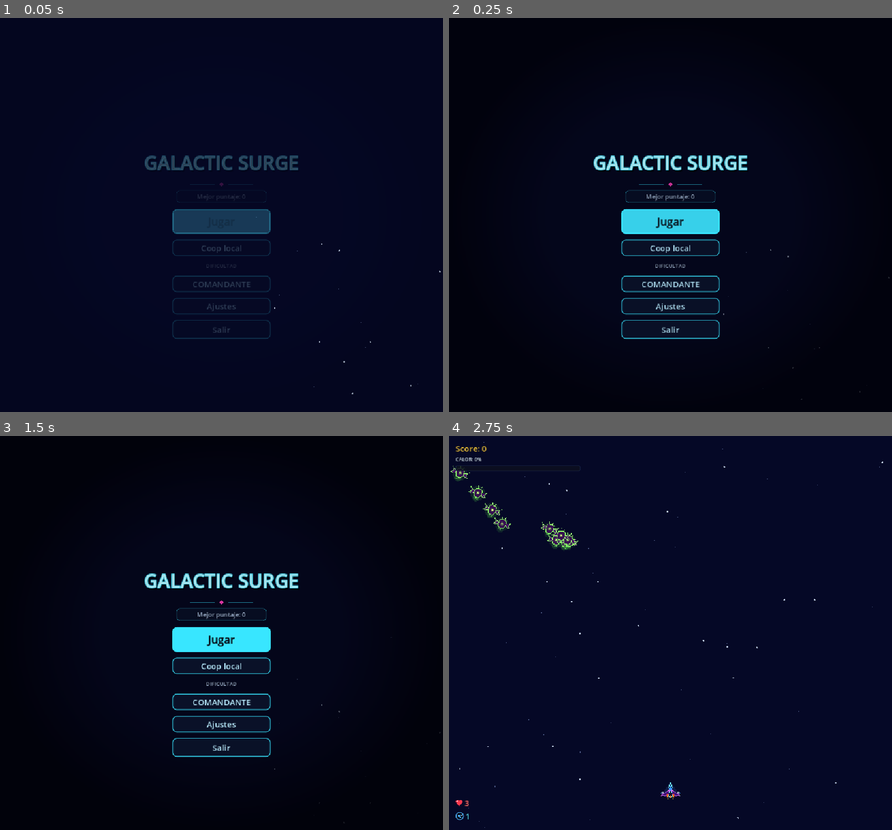
Above: before the commit, frames 1-4 (two rows, left to right).
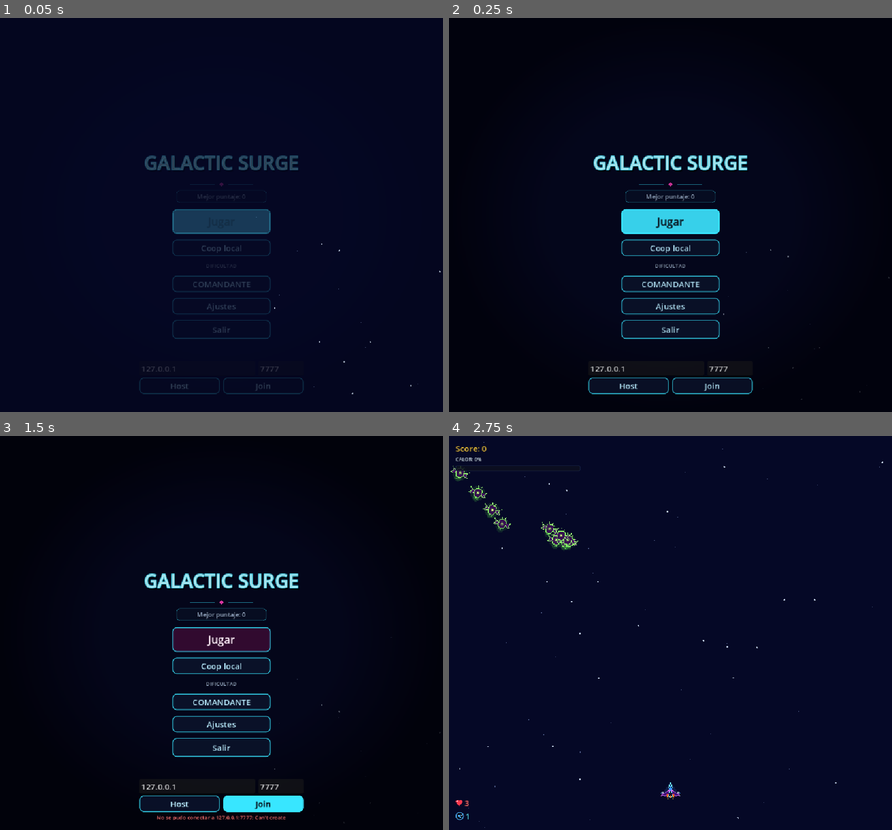
Above: after the commit, the same moments.

Repository: Frank-0511/galactic-surge
Game: Godot game, scene res://scenes/main/main.tscn
The game is run twice, just before and just after one commit, with the same random seed, the same clock (stepped at 60 frames per second) and the same inputs.
Inputs (mouse positions are in pixels of both pictures, inside the frame that each line leads up to):
- Up to frame 1 (0.05 s): no input
- Up to frame 2 (0.25 s): no input
- Up to frame 3 (1.5 s): click (181, 802) at 0.5 s, where only the run after the commit has a clickable "Host"; click (261, 802) at 1.25 s, where only the run after the commit has a clickable "Join"
- Up to frame 4 (2.75 s): click "Jugar" at 2 s

The runs differ from the first frame. In frame 1, 0.3% of the frame differs, in the area x 31-69%, y 88-96%; in frame 2, 0.4%; in frame 3, 2.9%, in the area x 31-69%, y 48-98%; in frame 4, nothing differs.

Commit message:
feat(etapa-20): lobby Host/Join por ENet con IP y puerto; desconexion vuelve al menu
- scripts/net/lobby_net.gd: validacion de IP y puerto, host, join, is_host.
- Menu principal: seccion Red con IP, puerto, Host y Join; errores en el menu.
- Desconexion del host: vuelve al menu con aviso, sin crash (server_disconnected).
- Contratos N1-N7 en tests/etapa_20_net_contract_test.gd.
- Feature doc con su log.

Diff:
--- a/scenes/main/main.gd
+++ b/scenes/main/main.gd
@@ -219,7 +219,19 @@
 	Settings.apply_display(Settings.load_settings())
 	_configure_game_layout()
 	_update_hud()
+	if not multiplayer.server_disconnected.is_connected(_on_network_lost):
+		multiplayer.server_disconnected.connect(_on_network_lost)
 	_enter_main_menu()
+
+
+## Etapa 20 (S4): a lost connection closes the network, returns to the menu and shows a notice.
+## Safe without an active session: it only closes the lobby and shows the menu.
+func _on_network_lost() -> void:
+	if _main_menu.has_method(&"close_network"):
+		_main_menu.close_network()
+	_enter_main_menu()
+	if _main_menu.has_method(&"show_network_message"):
+		_main_menu.show_network_message("Se perdio la conexion con el host.")
 
 
 func _unhandled_input(event: InputEvent) -> void:
--- a/scenes/ui/main_menu.gd
+++ b/scenes/ui/main_menu.gd
@@ -10,6 +10,8 @@
 extends CanvasLayer
 
 const DS := preload("res://scripts/systems/difficulty_settings.gd")
+## Network lobby module (Etapa 20, S2): validates IP/port and opens the ENet host or client.
+const LobbyNet := preload("res://scripts/net/lobby_net.gd")
 
 ## Switch to true to disable the title pulse and the entrance fade (reduced motion).
 const REDUCED_MOTION := false
@@ -42,6 +44,9 @@
 ## True when the player pressed "Coop local" instead of "Jugar" (Etapa 20).
 var coop_selected: bool = false
 
+## Lobby instance shared by the Red section's Host and Join buttons.
+var _lobby = LobbyNet.new()
+
 @onready var _content: Control = $Control
 @onready var _vignette: TextureRect = $Control/Vignette
 @onready var _high_score_label: Label = $Control/HighScoreLabel
@@ -50,6 +55,9 @@
 @onready var _play_button: Button = $Control/Menu/PlayButton
 @onready var _quit_button: Button = $Control/Menu/QuitButton
 @onready var _ajustes_button: Button = $Control/Menu/AjustesButton
+@onready var _ip_field: LineEdit = $Control/NetPanel/AddressRow/IpField
+@onready var _port_field: LineEdit = $Control/NetPanel/AddressRow/PortField
+@onready var _net_error_label: Label = $Control/NetPanel/NetErrorLabel
 
 var _entrance_tween: Tween
 var _pulse_tween: Tween
@@ -100,6 +108,58 @@
 
 func _on_ajustes_button_pressed() -> void:
 	settings_requested.emit()
+
+
+# ---------------------------------------------------------------------------
+# Red (Etapa 20, S2): Host and Join by IP + port. Invalid input shows a message and never assigns a peer.
+# ---------------------------------------------------------------------------
+func _on_host_button_pressed() -> void:
+	_net_error_label.text = ""
+	var port: int = _read_port()
+	if not _lobby.validate_port(port):
+		_show_net_error("Puerto inválido: usa un valor entre %d y %d." % [LobbyNet.MIN_PORT, LobbyNet.MAX_PORT])
+		return
+	var err: Error = _lobby.host(port)
+	if err != OK:
+		_show_net_error("No se pudo abrir el servidor: %s" % error_string(err))
+		return
+	multiplayer.multiplayer_peer = _lobby.get_peer()
+
+
+func _on_join_button_pressed() -> void:
+	_net_error_label.text = ""
+	var address: String = _ip_field.text.strip_edges()
+	var port: int = _read_port()
+	if not _lobby.validate_ip(address):
+		_show_net_error("IP inválida: escribe una IPv4 válida o \"localhost\".")
+		return
+	if not _lobby.validate_port(port):
+		_show_net_error("Puerto inválido: usa un valor entre %d y %d." % [LobbyNet.MIN_PORT, LobbyNet.MAX_PORT])
+		return
+	var err: Error = _lobby.join(address, port)
+	if err != OK:
+		_show_net_error("No se pudo conectar a %s:%d: %s" % [address, port, error_string(err)])
+		return
+	multiplayer.multiplayer_peer = _lobby.get_peer()
+
+
+func _read_port() -> int:
+	return _port_field.text.strip_edges().to_int()
+
+
+func _show_net_error(message: String) -> void:
+	_net_error_label.text = message
+
+
+## Public: shows a network notice (for example, a lost host) in the Red section.
+func show_network_message(text: String) -> void:
+	_net_error_label.text = text
+
+
+## Public: closes the lobby and clears the scene multiplayer peer. Safe when nothing is open.
+func close_network() -> void:
+	_lobby.close()
+	multiplayer.multiplayer_peer = null
 
 
 # ---------------------------------------------------------------------------
--- a/scenes/ui/main_menu.tscn
+++ b/scenes/ui/main_menu.tscn
@@ -172,9 +172,70 @@
 layout_mode = 2
 theme_type_variation = &"SecondaryButton"
 text = "Salir"
+
+[node name="NetPanel" type="VBoxContainer" parent="Control"]
+layout_mode = 1
+anchors_preset = 7
+anchor_left = 0.5
+anchor_top = 1.0
+anchor_right = 0.5
+anchor_bottom = 1.0
+offset_left = -200.0
+offset_top = -124.0
+offset_right = 200.0
+offset_bottom = -12.0
+grow_horizontal = 2
+grow_vertical = 0
+theme_override_constants/separation = 4
+
+[node name="AddressRow" type="HBoxContainer" parent="Control/NetPanel"]
+layout_mode = 2
+theme_override_constants/separation = 8
+
+[node name="IpField" type="LineEdit" parent="Control/NetPanel/AddressRow"]
+layout_mode = 2
+size_flags_horizontal = 3
+text = "127.0.0.1"
+placeholder_text = "IP"
+select_all_on_focus = true
+
+[node name="PortField" type="LineEdit" parent="Control/NetPanel/AddressRow"]
+custom_minimum_size = Vector2(110, 0)
+layout_mode = 2
+text = "7777"
+placeholder_text = "Puerto"
+max_length = 5
+select_all_on_focus = true
+
+[node name="ButtonRow" type="HBoxContainer" parent="Control/NetPanel"]
+layout_mode = 2
+theme_override_constants/separation = 8
+
+[node name="HostButton" type="Button" parent="Control/NetPanel/ButtonRow"]
+custom_minimum_size = Vector2(0, 38)
+layout_mode = 2
+size_flags_horizontal = 3
+theme_type_variation = &"SecondaryButton"
+text = "Host"
+
+[node name="JoinButton" type="Button" parent="Control/NetPanel/ButtonRow"]
+custom_minimum_size = Vector2(0, 38)
+layout_mode = 2
+size_flags_horizontal = 3
+theme_type_variation = &"SecondaryButton"
+text = "Join"
+
+[node name="NetErrorLabel" type="Label" parent="Control/NetPanel"]
+layout_mode = 2
+theme_override_colors/font_color = Color(1.0, 0.45, 0.45, 1.0)
+theme_override_font_sizes/font_size = 13
+horizontal_alignment = 1
+autowrap_mode = 3
 
 [connection signal="pressed" from="Control/Menu/AjustesButton" to="." method="_on_ajustes_button_pressed"]
 [connection signal="pressed" from="Control/Menu/DificultadButton" to="." method="_on_dificultad_button_pressed"]
 [connection signal="pressed" from="Control/Menu/PlayButton" to="." method="_on_play_button_pressed"]
 [connection signal="pressed" from="Control/Menu/CoopButton" to="." method="_on_coop_button_pressed"]
 [connection signal="pressed" from="Control/Menu/QuitButton" to="." method="_on_quit_button_pressed"]
+[connection signal="pressed" from="Control/NetPanel/ButtonRow/HostButton" to="." method="_on_host_button_pressed"]
+[connection signal="pressed" from="Control/NetPanel/ButtonRow/JoinButton" to="." method="_on_join_button_pressed"]
--- /dev/null
+++ b/scripts/net/lobby_net.gd
@@ -0,0 +1,71 @@
+# lobby_net.gd
+# Network module for the Host/Join lobby (Etapa 20, slice 2). Wraps ENet so the lobby
+# validates IP and port before touching the network, and so Host and Join share one peer.
+# The host is authoritative: it is the server; the client never simulates the match.
+
+extends RefCounted
+
+const MIN_PORT: int = 1024
+const MAX_PORT: int = 65535
+const LOCALHOST_NAME: String = "localhost"
+
+var _peer: ENetMultiplayerPeer = null
+var _is_host: bool = false
+
+
+## True for a usable user port (1024-65535). Reserved and out-of-range ports are rejected.
+func validate_port(port: int) -> bool:
+	return port >= MIN_PORT and port <= MAX_PORT
+
+
+## True for a dotted IPv4 or IPv6 address, or the name "localhost". Empty or garbage text is rejected.
+func validate_ip(address: String) -> bool:
+	if address == LOCALHOST_NAME:
+		return true
+	return address.is_valid_ip_address()
+
+
+## Opens a server on the port (the host). Returns OK, or an error without opening anything.
+func host(port: int) -> Error:
+	if not validate_port(port):
+		return ERR_INVALID_PARAMETER
+	close()
+	_peer = ENetMultiplayerPeer.new()
+	var err: Error = _peer.create_server(port)
+	if err != OK:
+		close()
+		return err
+	_is_host = true
+	return err
+
+
+## Connects to a host at address:port (the client). Returns OK, or an error without connecting.
+func join(address: String, port: int) -> Error:
+	if not validate_ip(address) or not validate_port(port):
+		return ERR_INVALID_PARAMETER
+	close()
+	_peer = ENetMultiplayerPeer.new()
+	var err: Error = _peer.create_client(address, port)
+	if err != OK:
+		close()
+		return err
+	_is_host = false
+	return err
+
+
+## The ENet peer in use, or null when no connection is open. The lobby hands it to the scene multiplayer.
+func get_peer() -> ENetMultiplayerPeer:
+	return _peer
+
+
+## True when this lobby hosts the match (the authority). A client returns false.
+func is_host() -> bool:
+	return _is_host and _peer != null
+
+
+## Closes the current peer, if any. Safe to call when nothing is open.
+func close() -> void:
+	if _peer != null:
+		_peer.close()
+	_peer = null
+	_is_host = false
--- /dev/null
+++ b/tests/etapa_20_net_contract_test.gd
@@ -0,0 +1,181 @@
+extends SceneTree
+# Contract test for Etapa 20 (slice 2): lobby and connection over ENet.
+# Verifies the network module that the Host/Join lobby will use (S1, S2, S3).
+# Calls go through dynamic dispatch so a missing module reports a failed contract, not a parse error.
+
+const NET_SCRIPT_PATH := "res://scripts/net/lobby_net.gd"
+const MAIN_MENU_SCENE_PATH := "res://scenes/ui/main_menu.tscn"
+const MAIN_SCRIPT_PATH := "res://scenes/main/main.gd"
+const TEST_PORT: int = 7788
+
+var _failures: int = 0
+
+
+func _init() -> void:
+	call_deferred("_run_contracts")
+
+
+func _run_contracts() -> void:
+	var net_script: Script = load(NET_SCRIPT_PATH) as Script
+	_expect(net_script != null, "Contrato N1: existe el modulo de red %s" % NET_SCRIPT_PATH)
+	if net_script != null:
+		var net: Object = net_script.new()
+		_check_port_validation(net)
+		_check_ip_validation(net)
+		_check_host_and_join(net)
+		_check_host_is_authority(net)
+	_check_lobby_menu_fields()
+	_check_lobby_menu_rejects_invalid_join()
+	_check_lobby_menu_rejects_invalid_host()
+	_check_main_connects_server_disconnected()
+	_check_menu_shows_network_message()
+	_check_menu_close_network_clears_peer()
+
+	if _failures == 0:
+		print("ETAPA 20 NET CONTRACT TESTS: ALL PASSED")
+		quit(0)
+	else:
+		push_error("ETAPA 20 NET CONTRACT TESTS: %d FAILED" % _failures)
+		quit(1)
+
+
+# N2: ports must be a usable user port (1024-65535); anything else is rejected before ENet is touched.
+func _check_port_validation(net: Object) -> void:
+	_expect(net.call("validate_port", 7777) == true, "Contrato N2a: el puerto 7777 es valido")
+	_expect(net.call("validate_port", 1023) == false, "Contrato N2b: un puerto reservado (1023) se rechaza")
+	_expect(net.call("validate_port", 0) == false, "Contrato N2c: el puerto 0 se rechaza")
+	_expect(net.call("validate_port", 70000) == false, "Contrato N2d: un puerto fuera de rango se rechaza")
+
+
+# N3: an IP must be a dotted IPv4 address or a host name; empty or garbage text is rejected.
+func _check_ip_validation(net: Object) -> void:
+	_expect(net.call("validate_ip", "127.0.0.1") == true, "Contrato N3a: 127.0.0.1 es una IP valida")
+	_expect(net.call("validate_ip", "192.168.1.20") == true, "Contrato N3b: una IP de LAN es valida")
+	_expect(net.call("validate_ip", "") == false, "Contrato N3c: una IP vacia se rechaza")
+	_expect(net.call("validate_ip", "no es ip") == false, "Contrato N3d: texto que no es IP se rechaza")
+
+
+# N4: hosting opens a server on a valid port; joining a valid address returns OK without crashing.
+func _check_host_and_join(net: Object) -> void:
+	var host_err: int = net.call("host", TEST_PORT) as int
+	_expect(host_err == OK, "Contrato N4a: host() en un puerto valido abre el servidor (OK)")
+	net.call("close")
+	var bad_host: int = net.call("host", 0) as int
+	_expect(bad_host != OK, "Contrato N4b: host() con puerto invalido no abre servidor")
+	var join_err: int = net.call("join", "127.0.0.1", TEST_PORT) as int
+	_expect(join_err == OK, "Contrato N4c: join() a una IP valida devuelve OK")
+	net.call("close")
+	var bad_join: int = net.call("join", "no es ip", TEST_PORT) as int
+	_expect(bad_join != OK, "Contrato N4d: join() con IP invalida se rechaza sin crash")
+	net.call("close")
+
+
+# N5.1/N5.2: the main menu has a Red section with IP and port fields (defaults 127.0.0.1 and 7777) and Host and Join buttons.
+func _check_lobby_menu_fields() -> void:
+	var menu: CanvasLayer = _instantiate_menu()
+	var ip_field: LineEdit = menu.get_node_or_null("Control/NetPanel/AddressRow/IpField") as LineEdit
+	_expect(ip_field != null and ip_field.text == "127.0.0.1", "Contrato N5.1a: el menu tiene campo IP con valor 127.0.0.1")
+	var port_field: LineEdit = menu.get_node_or_null("Control/NetPanel/AddressRow/PortField") as LineEdit
+	_expect(port_field != null and port_field.text == "7777", "Contrato N5.1b: el menu tiene campo puerto con valor 7777")
+	var host_button: Button = menu.get_node_or_null("Control/NetPanel/ButtonRow/HostButton") as Button
+	_expect(host_button != null and host_button.text == "Host", "Contrato N5.2a: el menu tiene boton Host")
+	var join_button: Button = menu.get_node_or_null("Control/NetPanel/ButtonRow/JoinButton") as Button
+	_expect(join_button != null and join_button.text == "Join", "Contrato N5.2b: el menu tiene boton Join")
+	_free_menu(menu)
+
+
+# N5.3: Join with an invalid IP shows an error message on the menu and does not assign a peer.
+func _check_lobby_menu_rejects_invalid_join() -> void:
+	var menu: CanvasLayer = _instantiate_menu()
+	var ip_field: LineEdit = menu.get_node_or_null("Control/NetPanel/AddressRow/IpField") as LineEdit
+	var port_field: LineEdit = menu.get_node_or_null("Control/NetPanel/AddressRow/PortField") as LineEdit
+	var join_button: Button = menu.get_node_or_null("Control/NetPanel/ButtonRow/JoinButton") as Button
+	var error_label: Label = menu.get_node_or_null("Control/NetPanel/NetErrorLabel") as Label
+	if ip_field != null and port_field != null and join_button != null and error_label != null:
+		ip_field.text = "no es ip"
+		port_field.text = "7777"
+		join_button.pressed.emit()
+		_expect(error_label.text != "", "Contrato N5.3a: Join con IP invalida muestra un mensaje de error en el menu")
+		_expect(not (root.multiplayer.multiplayer_peer is ENetMultiplayerPeer), "Contrato N5.3b: Join con IP invalida no asigna peer")
+	else:
+		_expect(false, "Contrato N5.3a: Join con IP invalida muestra un mensaje de error en el menu (faltan nodos)")
+	_free_menu(menu)
+
+
+# N5.4: Host with an invalid port shows an error message on the menu and does not assign a peer.
+func _check_lobby_menu_rejects_invalid_host() -> void:
+	var menu: CanvasLayer = _instantiate_menu()
+	var port_field: LineEdit = menu.get_node_or_null("Control/NetPanel/AddressRow/PortField") as LineEdit
+	var host_button: Button = menu.get_node_or_null("Control/NetPanel/ButtonRow/HostButton") as Button
+	var error_label: Label = menu.get_node_or_null("Control/NetPanel/NetErrorLabel") as Label
+	if port_field != null and host_button != null and error_label != null:
+		port_field.text = "80"
+		host_button.pressed.emit()
+		_expect(error_label.text != "", "Contrato N5.4a: Host con puerto invalido muestra un mensaje de error en el menu")
+		_expect(not (root.multiplayer.multiplayer_peer is ENetMultiplayerPeer), "Contrato N5.4b: Host con puerto invalido no asigna peer")
+	else:
+		_expect(false, "Contrato N5.4a: Host con puerto invalido muestra un mensaje de error en el menu (faltan nodos)")
+	_free_menu(menu)
+
+
+# N6.1: Main listens for a lost host (server_disconnected) and routes it to _on_network_lost.
+func _check_main_connects_server_disconnected() -> void:
+	var main_source: String = FileAccess.get_file_as_string(MAIN_SCRIPT_PATH)
+	_expect(main_source.contains("multiplayer.server_disconnected.connect(_on_network_lost)"), "Contrato N6.1: main.gd conecta multiplayer.server_disconnected a _on_network_lost")
+
+
+# N6.2: the main menu exposes the public methods Main uses to show a notice and to clean up the network.
+func _check_menu_shows_network_message() -> void:
+	var menu: CanvasLayer = _instantiate_menu()
+	_expect(menu.has_method("show_network_message"), "Contrato N6.2a: el menu expone show_network_message")
+	_expect(menu.has_method("close_network"), "Contrato N6.2b: el menu expone close_network")
+	var error_label: Label = menu.get_node_or_null("Control/NetPanel/NetErrorLabel") as Label
+	menu.call("show_network_message", "Se perdio la conexion con el host.")
+	_expect(error_label != null and error_label.text == "Se perdio la conexion con el host.", "Contrato N6.2c: show_network_message escribe el texto en NetErrorLabel")
+	_free_menu(menu)
+
+
+# N6.3: close_network closes the lobby and leaves multiplayer.multiplayer_peer null after a Host.
+func _check_menu_close_network_clears_peer() -> void:
+	var menu: CanvasLayer = _instantiate_menu()
+	var port_field: LineEdit = menu.get_node_or_null("Control/NetPanel/AddressRow/PortField") as LineEdit
+	var host_button: Button = menu.get_node_or_null("Control/NetPanel/ButtonRow/HostButton") as Button
+	if port_field != null and host_button != null:
+		port_field.text = str(TEST_PORT)
+		host_button.pressed.emit()
+		_expect(root.multiplayer.multiplayer_peer is ENetMultiplayerPeer, "Contrato N6.3a: Host deja un peer ENet activo antes de cerrar")
+		menu.call("close_network")
+		_expect(root.multiplayer.multiplayer_peer == null, "Contrato N6.3b: close_network deja multiplayer.multiplayer_peer en null")
+	else:
+		_expect(false, "Contrato N6.3a: Host deja un peer ENet activo antes de cerrar (faltan nodos)")
+	_free_menu(menu)
+
+
+func _instantiate_menu() -> CanvasLayer:
+	var menu: CanvasLayer = (load(MAIN_MENU_SCENE_PATH) as PackedScene).instantiate() as CanvasLayer
+	root.add_child(menu)
+	return menu
+
+
+func _free_menu(menu: CanvasLayer) -> void:
+	root.remove_child(menu)
+	menu.free()
+
+
+# N7: the host is the authority (server, peer id 1); a client is not. Only the host simulates the match.
+func _check_host_is_authority(net: Object) -> void:
+	net.call("host", TEST_PORT)
+	_expect(net.call("is_host") == true, "Contrato N7a: tras host() el lobby es el host autoritativo")
+	_expect(net.call("get_peer").get_unique_id() == 1, "Contrato N7b: el host es el servidor (id de peer 1)")
+	net.call("close")
+	net.call("join", "127.0.0.1", TEST_PORT)
+	_expect(net.call("is_host") == false, "Contrato N7c: tras join() el lobby es cliente, no host")
+	net.call("close")
+
+
+func _expect(condition: bool, message: String) -> void:
+	if condition:
+		print("✓ %s" % message)
+	else:
+		_failures += 1
+		push_error("✗ %s" % message)
